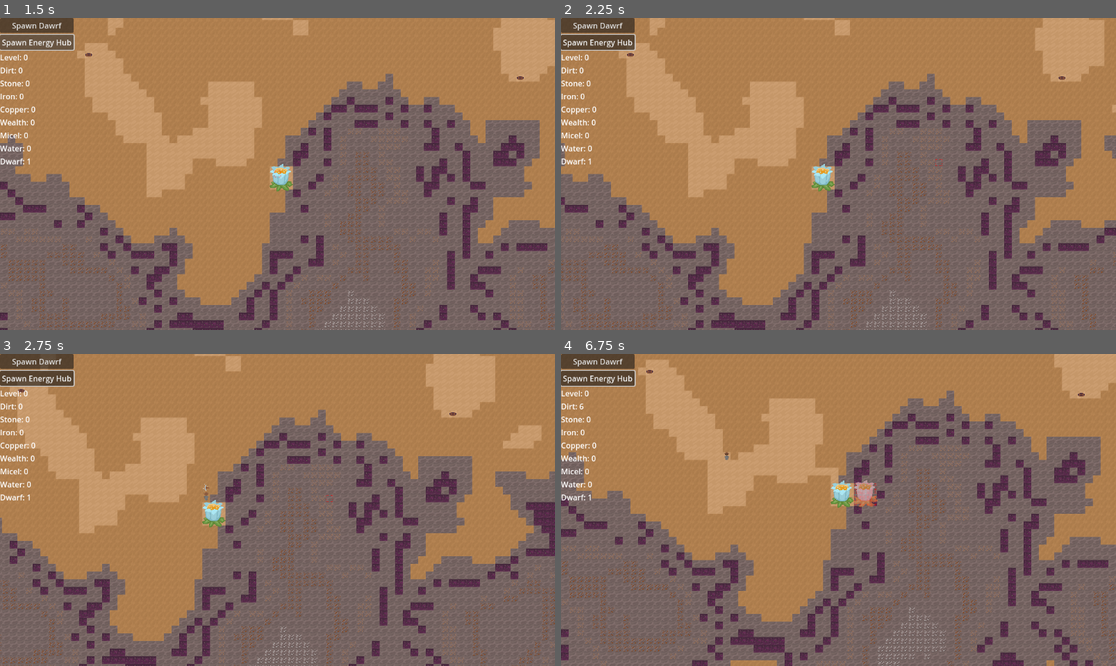
Above: before the commit, frames 1-4 (two rows, left to right).
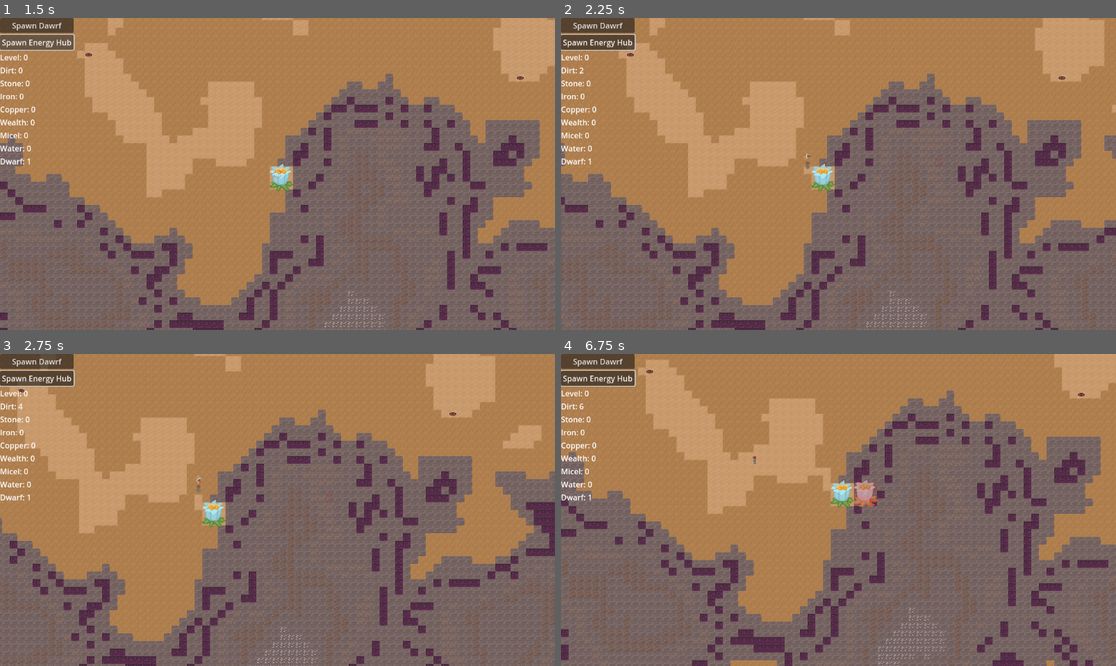
Above: after the commit, the same moments.

Repository: themoonforge/evergrove
Game: Godot game, scene res://world.tscn
Same seed, same stepped clock (60 frames per second), same inputs: the game is played once before the commit and once after it.
Inputs (mouse positions are in pixels of both pictures, inside the frame that each line leads up to):
- Up to frame 1 (1.5 s): click "Spawn Dawrf" at 0.5 s; click "Spawn Energy Hub" at 1.25 s
- Up to frame 2 (2.25 s): tap Enter at 2 s; move the mouse to (960, 158) at 2.02 s; hold Right (ui_right) from 2.03 s (still down); tap Q at 2.1 s; click (960, 158) at 2.17 s
- Up to frame 3 (2.75 s): keep holding Right (ui_right)
- Up to frame 4 (6.75 s): move the mouse to (727, 525) at 2.77 s; release Right (ui_right) at 2.78 s; hold Down (ui_down) 2.78-3.53 s; tap one key every 0.75 s from 2.85 s: E C F B P Q; move the mouse to (894, 441) at 3.52 s; hold Right (ui_right) 3.53-4.28 s; move the mouse to (810, 572) at 4.27 s; hold Up (ui_up) 4.28-5.03 s; click (810, 572) at 4.42 s; move the mouse to (1005, 556) at 5.02 s; hold Left (ui_left) 5.03-6.53 s; move the mouse to (672, 463) at 5.77 s; move the mouse to (866, 510) at 6.52 s; hold Down (ui_down) from 6.53 s (still down); click (866, 510) at 6.67 s

Frame 1 is identical in both runs. In frame 2, less than 0.1% of the frame differs, in the area x 3-46%, y 16-50%; in frame 3, 0.1%; in frame 4, 0.1%, in the area x 29-50%, y 31-44%.
Error before the commit: Parse Error: Could not find type "EnergyHub" in the current scope. (res://AI/ai_globals.gd:14)

Commit message:
fix: indirect merge conflict

Diff:
--- a/evergrove/AI/ai_globals.gd
+++ b/evergrove/AI/ai_globals.gd
@@ -11,7 +11,7 @@
 signal PROCESS_TICK()
 signal AGENT_WITHOUT_TASK(agent:Agent)
 signal AGENT_NO_LONGER_TASKLESS(agent:Agent)
-signal ENERGY_HUB_SPAWNED(energy_hub:EnergyHub)
+#signal ENERGY_HUB_SPAWNED(energy_hub:EnergyHub)
 
 enum TASK_TYPE {
 	MOVE_TO,
